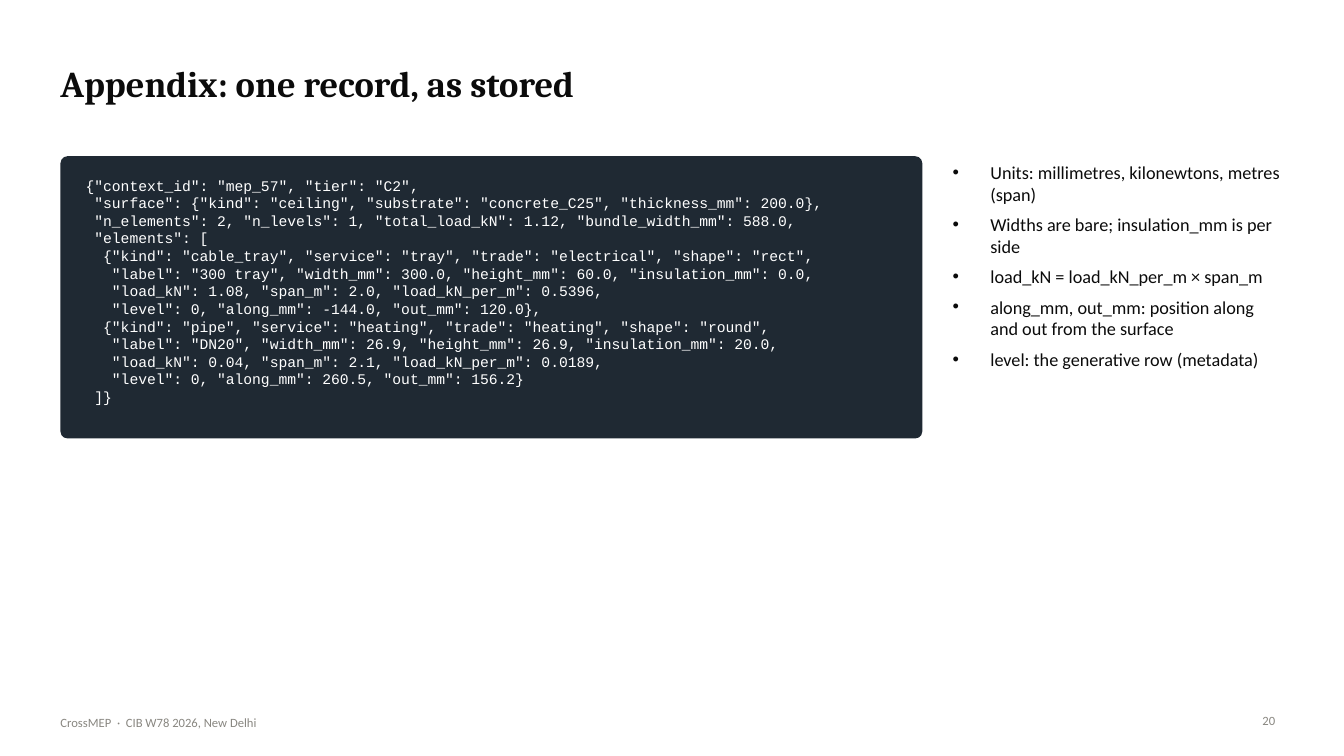
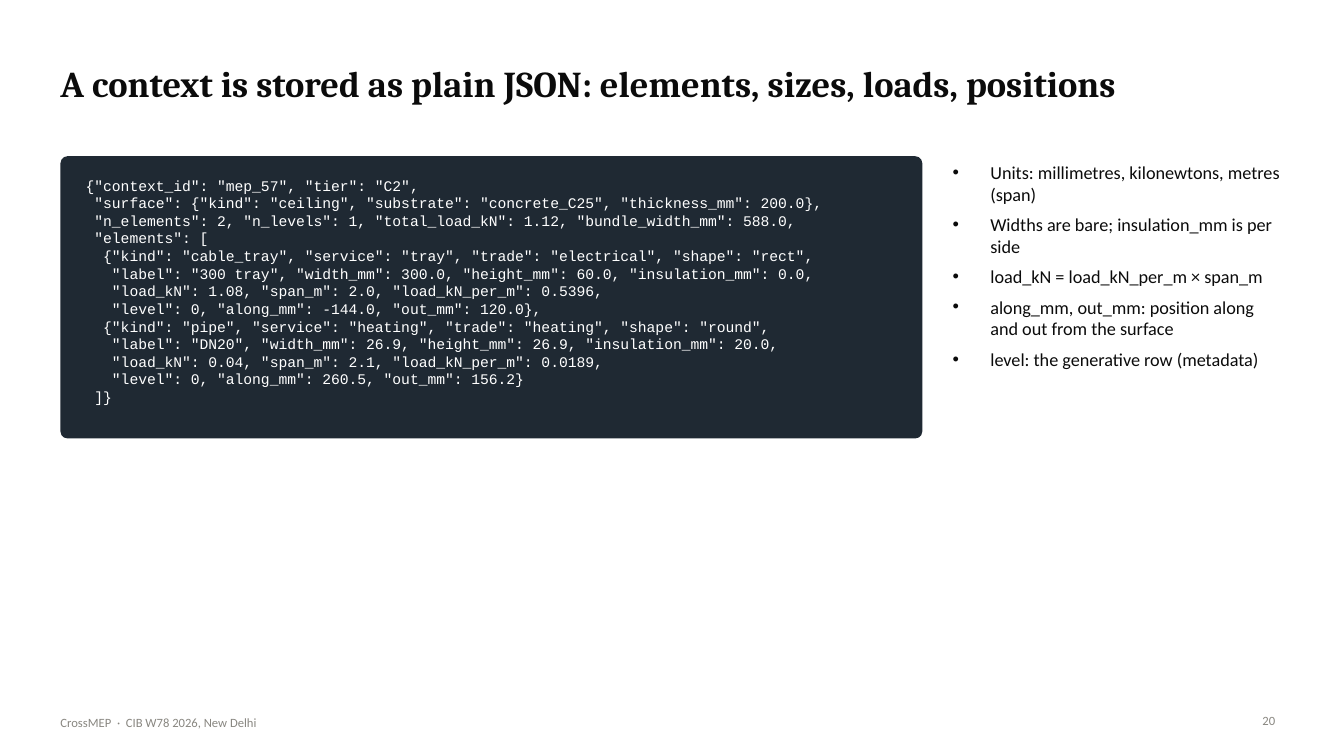
Before and after one commit to lavinia-ped/CrossMEP_Dataset, a slide deck: slide 20 of docs/CrossMEP_CIBW78_talk.pptx. Drawn at 1344x756 pixels with LibreOffice and Linux fonts; fonts in the diff are those of the drawing. Boxes give left, top, right and bottom in pixels: in the first picture for what was removed or moved away, otherwise in the second. Text is boxed around its words. In the diff, an @@ line names an element or a change of style, - is before the commit and + after.

Commit message:
Talk: slide titles state their message
Each title is now a sentence with a point (for example 'Spacing holds up on a
clinic the generator never saw', 'Nowadays, every pipe, duct and tray hangs from
a hand-designed support') rather than a topic label. Numbers in titles are
computed from the released data. Script headings updated to match; PPTX and PDF
rebuilt.

```diff
--- a/docs/CrossMEP_CIBW78_talk.pptx
+++ b/docs/CrossMEP_CIBW78_talk.pptx
@@ title at <box>60,71,1115,105</box>: text changed @@
-Appendix: one record, as stored
+A context is stored as plain JSON: elements, sizes, loads, positions
```
Also in this commit, not shown: 18 other slides changed, 4 other files.
